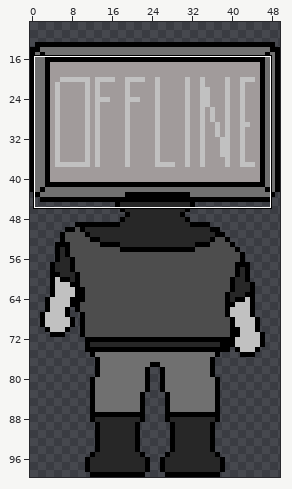
A sprite sheet gets an edit: public/assets/sprites/LCDTypOffline.png. The first picture is a wide view before the edit; the outline marks the close-up.
Close-up. The starting point:
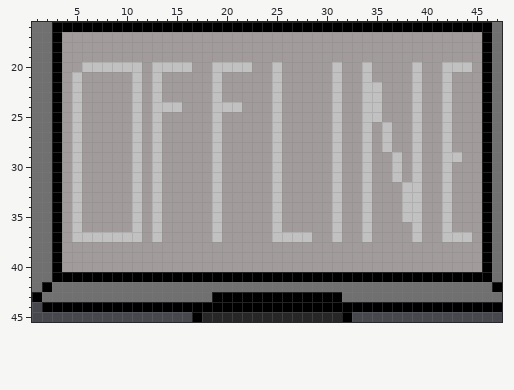
Shown: x 1..47, y 16..45. The wide view leaves out empty margins.
The same view after the edit:
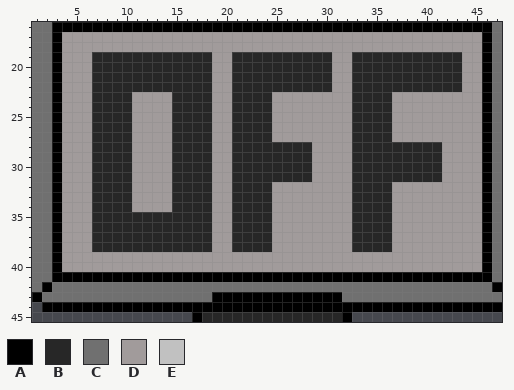
Palette (. is transparent): A #000000  B #272727  C #707070  D #a19b9b  E #c1c1c1
Change:
file 50x100 -> 100x200 pixels (blocks of 1x1 -> 2x2; one block is one cell here)
Changed rows in their new state; - is an unchanged pixel.
first column x 5:
19 --BBBBBBBBBBBB--BBBBBBBBBB--BBBBBBBBBBB-
20 -DBBBBBBBBBBBBDDBBBBBBBBBBD-BBBBBBBBBBBD
21 D-BBBBBBBBBBBBD-BBBBBBBBBBD-BBBBBBBBBBB-
22 D-BBBBBBBBBBBBD-BBBBBBBBBBD-BBBBBBBBBBB-
23 D-BBBBD-D-BBBBD-BBBBD-----D-BBBB--D--D--
24 D-BBBBD-DDBBBBDDBBBBD-----D-BBBB--D--D--
25 D-BBBBD-D-BBBBD-BBBBD-----D-BBBB--D--D--
26 D-BBBBD-D-BBBBD-BBBBD-----D-BBBB--D--D--
27 D-BBBBD-D-BBBBD-BBBBD-----D-BBBB--D--D--
28 D-BBBBD-D-BBBBD-BBBBBBBB--D-BBBBBBBBBD--
29 D-BBBBD-D-BBBBD-BBBBBBBB--D-BBBBBBBBBDD-
30 D-BBBBD-D-BBBBD-BBBBBBBB--D-BBBBBBBBBD--
31 D-BBBBD-D-BBBBD-BBBBBBBB--D-BBBBBBBBBD--
32 D-BBBBD-D-BBBBD-BBBBD-----D-BBBB-DD--D--
33 D-BBBBD-D-BBBBD-BBBBD-----D-BBBB-DD--D--
34 D-BBBBD-D-BBBBD-BBBBD-----D-BBBB-DD--D--
35 D-BBBBBBBBBBBBD-BBBBD-----D-BBBB-DD--D--
36 D-BBBBBBBBBBBBD-BBBBD-----D-BBBB--D--D--
37 DDBBBBBBBBBBBBD-BBBBDDDD--D-BBBB--D--DDD
38 --BBBBBBBBBBBB--BBBB--------BBBB--------
Where, in picture pixels (left, top, right, bottom), the same in both close-ups:
changed: (72, 52, 472, 252)
